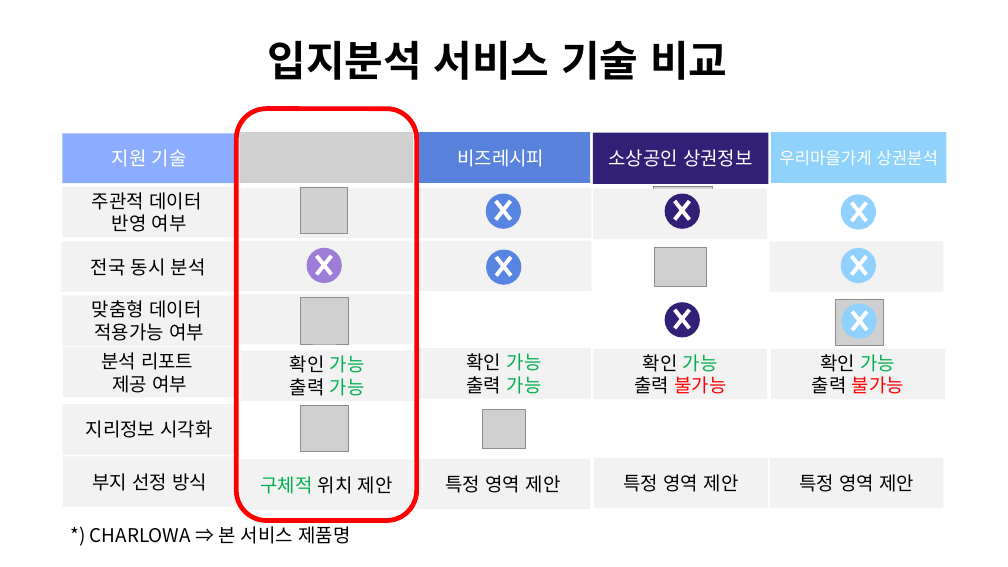
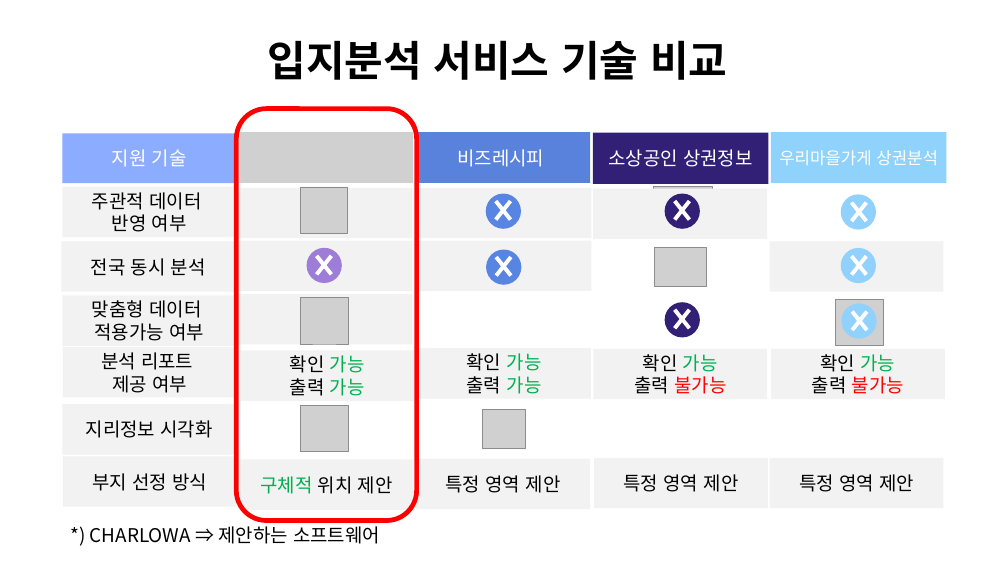
Before and after one commit to jhparkland/Green-Car-Charging-Station-Site-Selection, a slide deck: slide 1 of 제안서 이미지/타서비스와 차이점.pptx. Drawn at 1008x567 pixels with LibreOffice and Linux fonts; fonts in the diff are those of the drawing; grey boxes stand for pictures; background and template pictures are left out. Boxes give left, top, right and bottom in pixels: in the first picture for what was removed or moved away, otherwise in the second. Text is boxed around its words. In the diff, an @@ line names an element or a change of style, - is before the commit and + after.

```diff
--- a/제안서 이미지/타서비스와 차이점.pptx
+++ b/제안서 이미지/타서비스와 차이점.pptx
@@ text at (x1=90, y1=522, x2=380, y2=544): text changed @@
-*) CHARLOWA ⇒ 본 서비스 제품명
+*) CHARLOWA ⇒ 제안하는 소프트웨어
```
Also in this commit, not shown: 49 other files.
